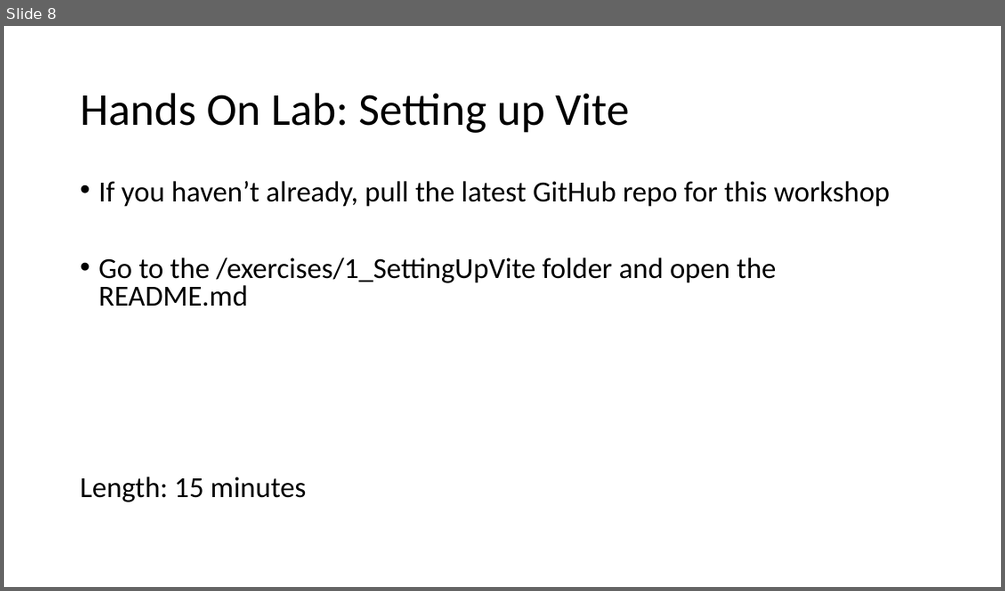
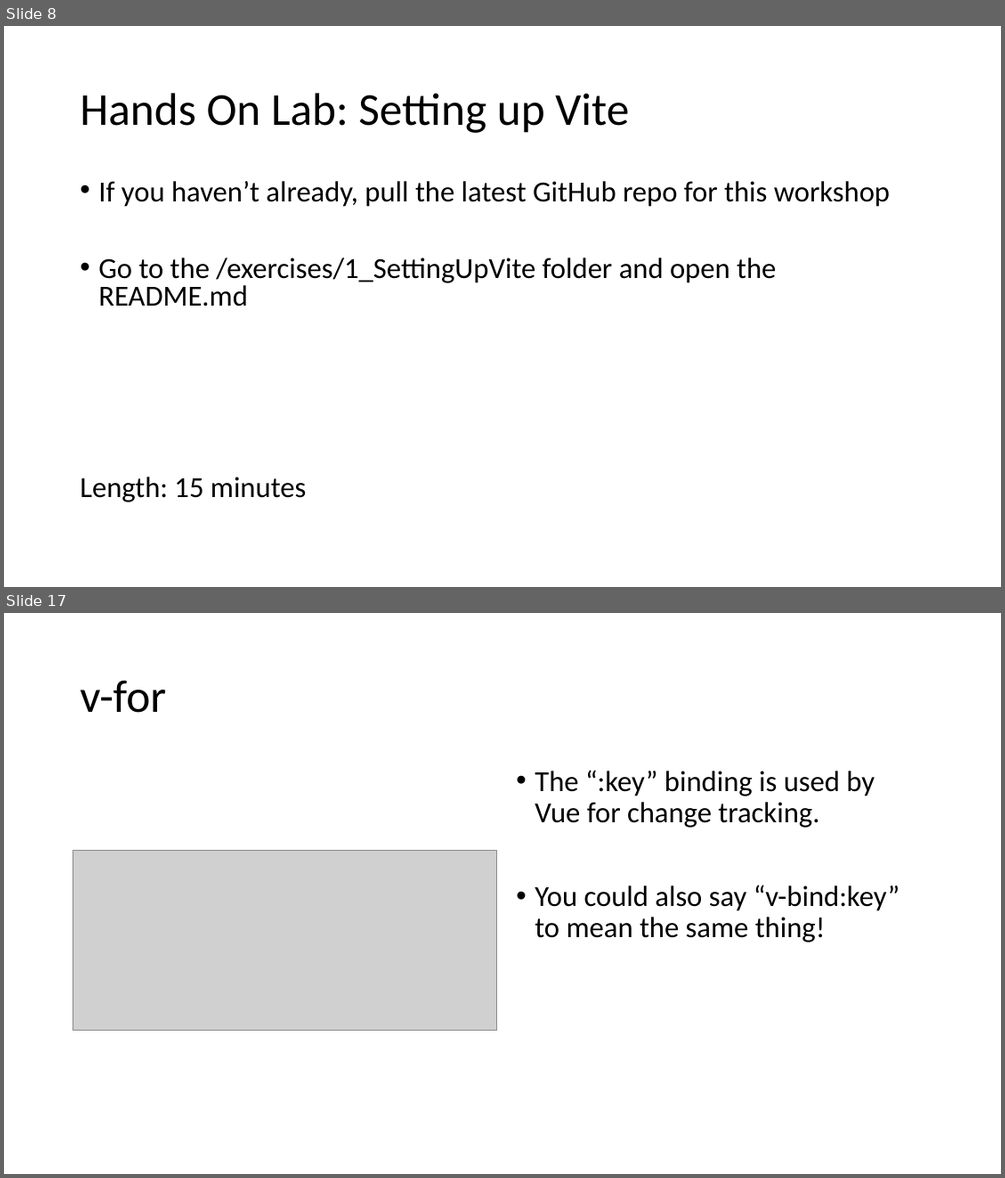
Before and after one commit to 1kevgriff/Workshop-SPA-with-ASPNETCORE-VueJS, a slide deck: Slides/2_VueJS.pptx. Shown one above the other, each under a label of ours: slide 8 before the commit, slides 8 and 17 after it; the slides between them are not shown. The pictures are 1005x591 and 1005x1178 pixels, drawn with LibreOffice and Linux fonts; fonts in the diff are those of the drawing; grey boxes stand for pictures. Boxes give left, top, right and bottom in pixels: in the first picture for what was removed or moved away, otherwise in the second. Text is boxed around its words. In the diff, an @@ line names an element or a change of style, - is before the commit and + after.

```diff
--- a/Slides/2_VueJS.pptx
+++ b/Slides/2_VueJS.pptx
@@ slide 17 added at box(4, 613, 1001, 1174), background #FFFFFF @@
@@ title added at box(80, 681, 166, 713), 44 pt, text #000000 @@
+v-for
@@ text added at box(534, 770, 899, 942), 28 pt, text #000000 @@
+• The “:key” binding is used by Vue for change tracking.
+• You could also say “v-bind:key” to mean the same thing!
@@ picture added at box(73, 850, 497, 1030) @@
```
Also in this commit, not shown: 1 slide changed, 12 other slides added, 22 other files.
